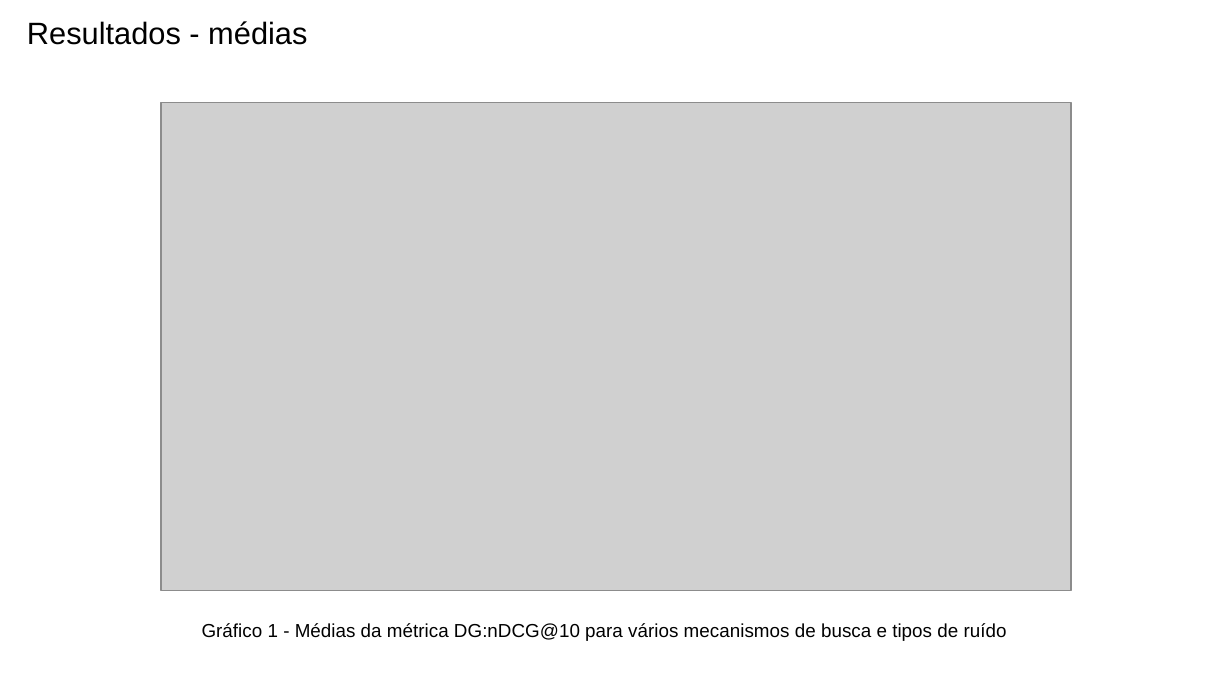
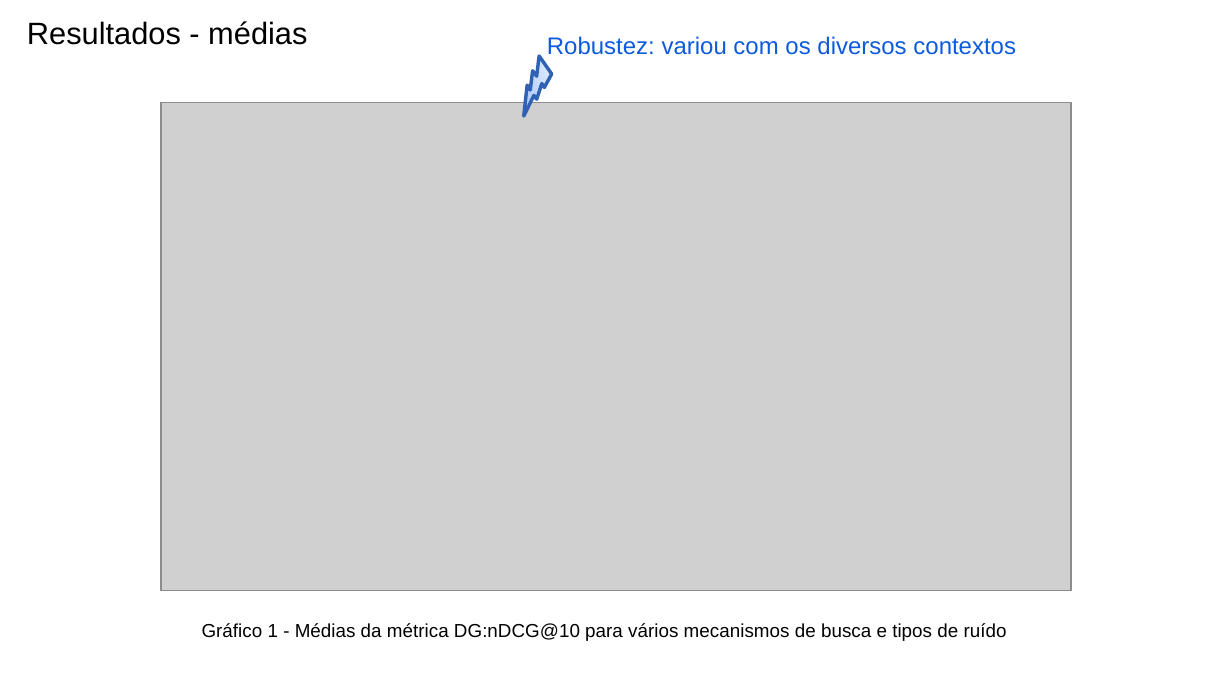
Before and after one commit to leonardo3108/robustez-query, a slide deck: slide 8 of docs/presentations/Apresentação final - 20211209.pptx (slide 6 before the commit). Drawn at 1232x693 pixels with LibreOffice and Linux fonts; fonts in the diff are those of the drawing; grey boxes stand for pictures. Boxes give left, top, right and bottom in pixels: in the first picture for what was removed or moved away, otherwise in the second. Text is boxed around its words. In the diff, an @@ line names an element or a change of style, - is before the commit and + after.

```diff
--- a/docs/presentations/Apresentação final - 20211209.pptx
+++ b/docs/presentations/Apresentação final - 20211209.pptx
@@ lightning bolt added at box(508, 54, 560, 115), fill gradient #F6F9FE to #AAC8FA to #C6DAFC, outline #3162B5 2 pt @@
@@ text added at box(547, 36, 1016, 55), 14 pt, text #0D5BDC @@
+Robustez: variou com os diversos contextos
```
Also in this commit, not shown: 6 other slides changed, 3 slides added.
